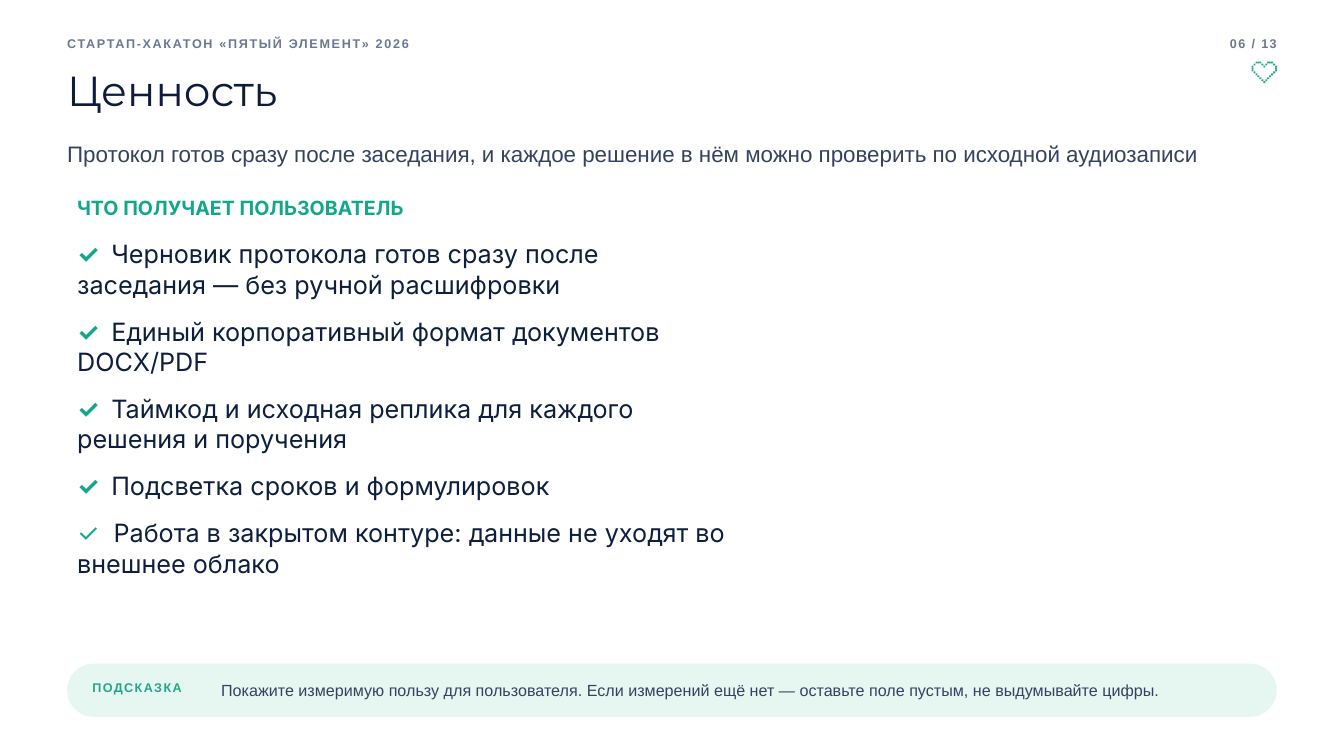
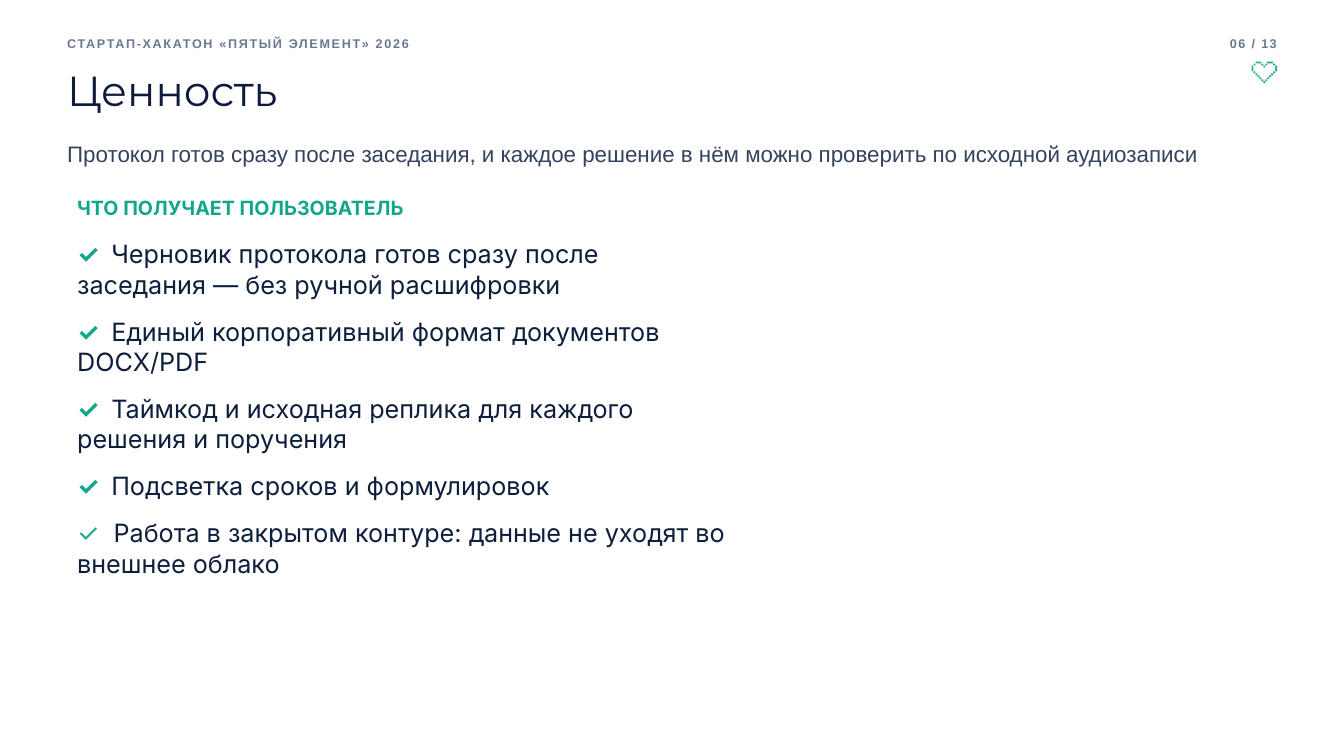
Before and after one commit to Shararamoshik/sozvon, a slide deck: slide 6 of Презентация_Пятый_элемент.pptx. Drawn at 1344x756 pixels with LibreOffice and Linux fonts; fonts in the diff are those of the drawing. Boxes give left, top, right and bottom in pixels: in the first picture for what was removed or moved away, otherwise in the second. Text is boxed around its words. In the diff, an @@ line names an element or a change of style, - is before the commit and + after.

```diff
--- a/Презентация_Пятый_элемент.pptx
+++ b/Презентация_Пятый_элемент.pptx
@@ rounded rectangle removed at (68,663,1277,717) @@
@@ text removed at (93,681,219,700) @@
-ПОДСКАЗКА
@@ text removed at (221,684,1158,700) @@
-Покажите измеримую пользу для пользователя. Если измерений ещё нет — оставьте поле пустым, не выдумывайте цифры.
```
Also in this commit, not shown: 2 other slides changed.
